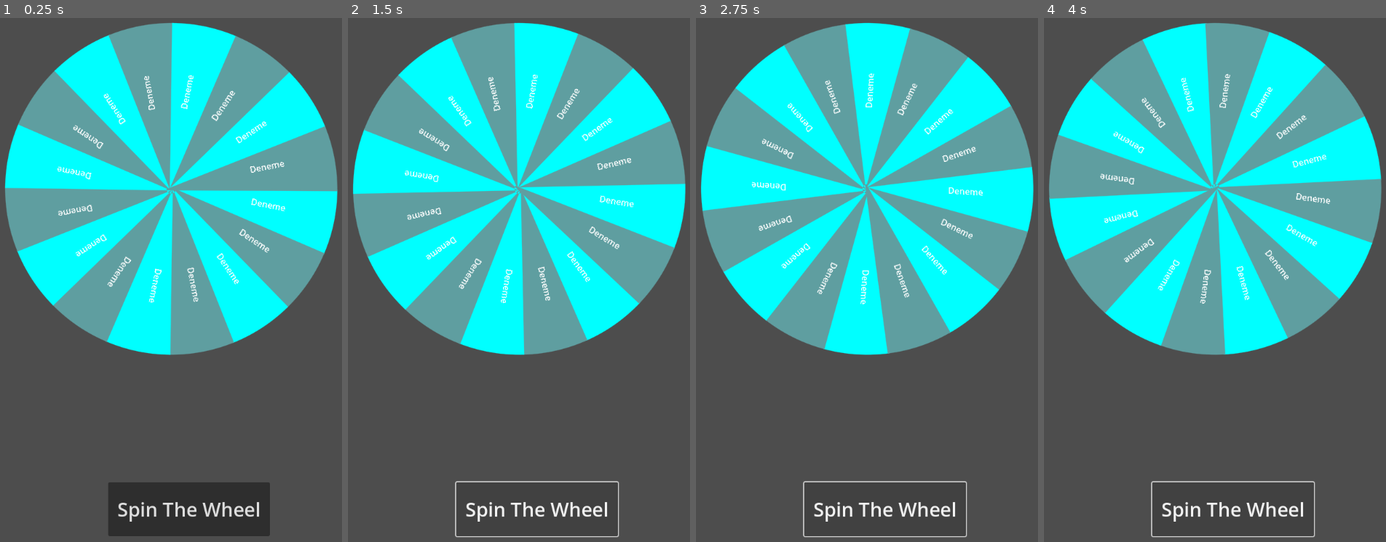
Above: before the commit, frames 1-4 (left to right).
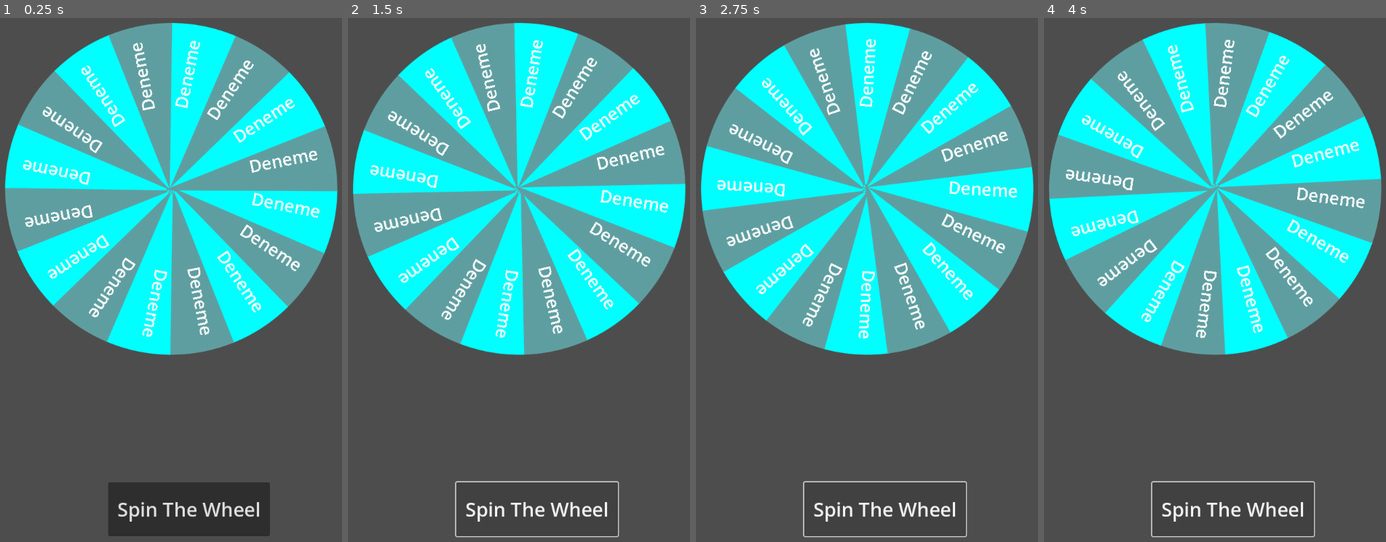
Above: after the commit, the same moments.

Repository: atesahmet0/Godot-Biased-Spinning-Wheel
Game: Godot game, scene res://main.tscn
Same seed, same stepped clock (60 frames per second), same inputs: the game is played once before the commit and once after it.
Inputs:
- Up to frame 1 (0.25 s): no input
- Up to frame 2 (1.5 s): click "Spin The Wheel" at 0.5 s; click "Spin The Wheel" at 1.25 s
- Up to frame 3 (2.75 s): click "Spin The Wheel" at 2 s
- Up to frame 4 (4 s): no input

The runs differ from the first frame. In frame 1, 4.2% of the frame differs, in the area x 6-94%, y 4-61%; in frame 2, 4.2%; in frame 3, 4.2%, in the area x 6-95%, y 4-62%; in frame 4, 4.2%.

Commit message:
Better text

Diff:
--- a/Node2D.gd
+++ b/Node2D.gd
@@ -31,7 +31,8 @@
 		var beta = (end + start) / 2
 		var delta  = radius
 		draw_set_transform(Vector2(delta * cos(beta), delta * sin(beta)), beta)
-		draw_string(default_font, Vector2(0, 0), "Deneme",HORIZONTAL_ALIGNMENT_LEFT)
+		draw_string(default_font, Vector2(0, 0), "Deneme", HORIZONTAL_ALIGNMENT_RIGHT, -1, 32)
+
 
 
 func _on_main_spin_wheel():
